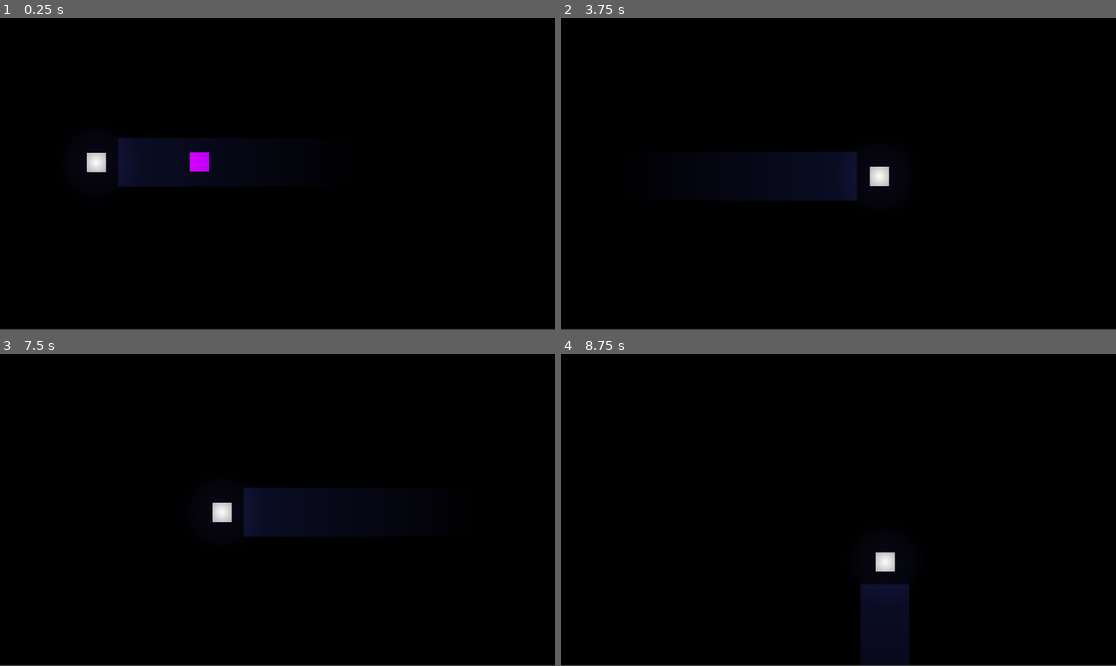
Above: before the commit, frames 1-4 (two rows, left to right).
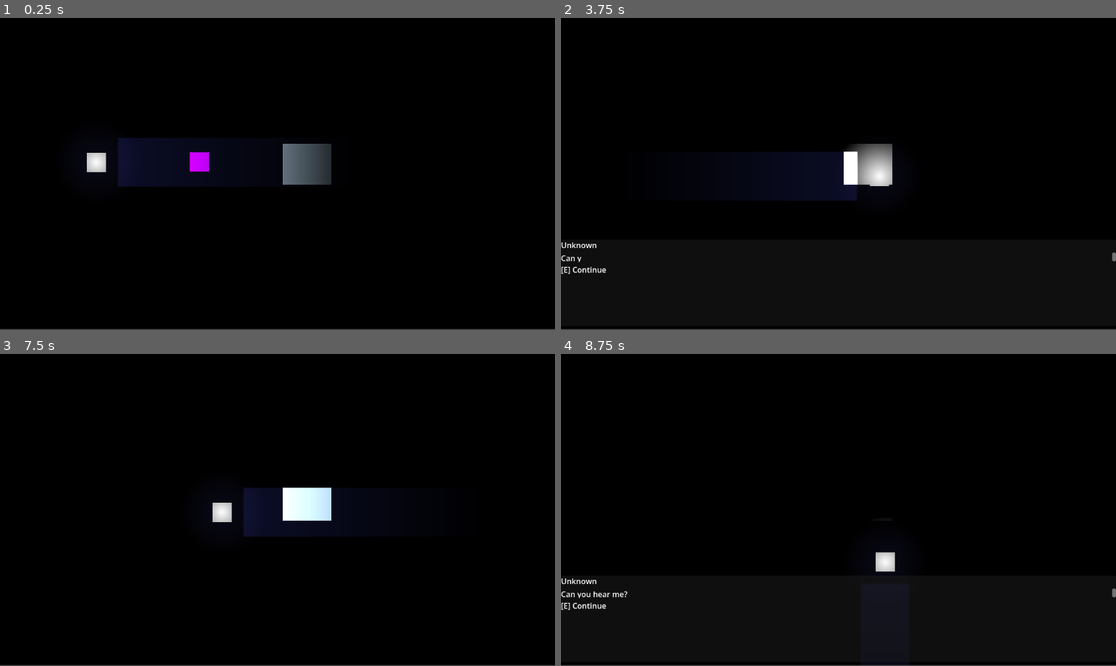
Above: after the commit, the same moments.

Repository: zz2548/game-design-final
Game: Godot game, scene res://main.tscn
The game is run twice, just before and just after one commit, with the same random seed, the same clock (stepped at 60 frames per second) and the same inputs.
Inputs (mouse positions are in pixels of both pictures, inside the frame that each line leads up to):
- Up to frame 1 (0.25 s): no input
- Up to frame 2 (3.75 s): tap Enter (ui_accept) at 0.5, 0.77, 1.52, 3.02 s; move the mouse to (960, 158) at 0.52 s; hold Right (ui_right) 0.53-1.28 s; hold E (interact) 0.53-1.28 s; move the mouse to (727, 189) at 1.27 s; hold Down (ui_down) 1.28-2.03 s; tap E (interact) at 1.35, 2.85 s; move the mouse to (894, 105) at 2.02 s; hold Right (ui_right) 2.03-2.78 s; hold E (interact) 2.03-2.78 s; move the mouse to (810, 236) at 2.77 s; hold Up (ui_up) 2.78-3.53 s; move the mouse to (1005, 220) at 3.52 s; hold Left (ui_left) from 3.53 s (still down); hold E (interact) from 3.53 s (still down)
- Up to frame 3 (7.5 s): tap Enter (ui_accept) at 3.77, 4.52, 6.02, 6.77 s; move the mouse to (111, 463) at 4.27 s; release E (interact) at 4.28 s; tap E (interact) at 4.35, 5.85, 7.35 s; move the mouse to (305, 510) at 5.02 s; release Left (ui_left) at 5.03 s; hold Down (ui_down) 5.03-5.78 s; hold E (interact) 5.03-5.78 s; move the mouse to (194, 432) at 5.77 s; hold Right (ui_right) 5.78-6.53 s; move the mouse to (399, 494) at 6.52 s; hold Up (ui_up) 6.53-7.28 s; hold E (interact) 6.53-7.28 s; move the mouse to (166, 525) at 7.27 s; hold Right (ui_right) from 7.28 s (still down)
- Up to frame 4 (8.75 s): tap Enter (ui_accept) at 7.52 s; move the mouse to (894, 441) at 8.02 s; release Right (ui_right) at 8.03 s; hold Down (ui_down) from 8.03 s (still down); hold E (interact) from 8.03 s (still down)

The runs differ from the first frame. In frame 1, 1.2% of the frame differs, in the area x 50-60%, y 40-54%; in frame 2, 1.2%, in the area x 0-100%, y 40-83%; in frame 3, 0.9%; in frame 4, 0.3%.

Commit message:
Dialogue UI prototype

Diff:
--- a/underwater-game/levels/level_1/level_1.tscn
+++ b/underwater-game/levels/level_1/level_1.tscn
@@ -4,9 +4,14 @@
 [ext_resource type="PackedScene" path="res://shared/ui/InventoryUI.tscn" id="2_inventoryui"]
 [ext_resource type="Resource" uid="uid://cj83rlwclx66t" path="res://shared/items/test_item.tres" id="3_iey7c"]
 [ext_resource type="Script" uid="uid://b45ek5my76at" path="res://scripts/interactables/pickup_item.gd" id="3_pickup"]
+[ext_resource type="Script" uid="uid://dgkwj4x1fhpfo" path="res://scripts/interactables/npc_interactable.gd" id="5_5b03i"]
+[ext_resource type="PackedScene" uid="uid://eb3vk6h130ot" path="res://shared/ui/dialogue_ui.tscn" id="5_e6u7d"]
 
 [sub_resource type="RectangleShape2D" id="RectangleShape2D_iey7c"]
 size = Vector2(38.5, 39.5)
+
+[sub_resource type="RectangleShape2D" id="RectangleShape2D_e6u7d"]
+size = Vector2(90, 83)
 
 [node name="Level1" type="Node2D" unique_id=1255267063]
 
@@ -40,3 +45,22 @@
 color = Color(1, 0, 1, 1)
 
 [node name="InventoryUI" parent="." unique_id=2083902792 instance=ExtResource("2_inventoryui")]
+
+[node name="DialogueUI" parent="." unique_id=1340303138 instance=ExtResource("5_e6u7d")]
+
+[node name="RadioTransmission" type="Area2D" parent="." unique_id=941760707]
+position = Vector2(638, 301)
+collision_mask = 0
+script = ExtResource("5_5b03i")
+dialogue_lines = Array[String](["Hello...", "Can you hear me?", "....<static>"])
+
+[node name="CollisionShape2D" type="CollisionShape2D" parent="RadioTransmission" unique_id=8173448]
+position = Vector2(0, -1)
+shape = SubResource("RectangleShape2D_e6u7d")
+
+[node name="ColorRect" type="ColorRect" parent="RadioTransmission" unique_id=832237283]
+offset_left = -51.0
+offset_top = -40.0
+offset_right = 50.0
+offset_bottom = 45.0
+metadata/_edit_use_anchors_ = true
--- a/underwater-game/shared/ui/dialogue_ui.gd
+++ b/underwater-game/shared/ui/dialogue_ui.gd
@@ -1,26 +1,13 @@
-# dialogue_ui.gd
-# Attach to a CanvasLayer (or Control) node that contains:
-#   - Panel (background box)
-#     - VBoxContainer
-#       - HBoxContainer
-#         - TextureRect  (name: PortraitTexture)
-#         - Label        (name: SpeakerLabel)
-#       - RichTextLabel  (name: DialogueText)
-#   - Label              (name: PromptLabel)  e.g. "[E] Continue"
-#
-# Wire up DialogueManager signals in _ready().
-
 extends CanvasLayer
 
-@onready var panel: Panel = $Panel
-@onready var portrait_texture: TextureRect = $Panel/VBoxContainer/HBoxContainer/PortraitTexture
-@onready var speaker_label: Label = $Panel/VBoxContainer/HBoxContainer/SpeakerLabel
-@onready var dialogue_text: RichTextLabel = $Panel/VBoxContainer/DialogueText
-@onready var prompt_label: Label = $Panel/PromptLabel
+@onready var panel: PanelContainer = $Root/Panel
+@onready var portrait_texture: TextureRect = $Root/Panel/VBox/Header/PortraitTexture
+@onready var speaker_label: Label = $Root/Panel/VBox/Header/SpeakerLabel
+@onready var dialogue_text: RichTextLabel = $Root/Panel/VBox/DialogueText
+@onready var prompt_label: Label = $Root/Panel/VBox/PromptLabel
 
-# Typewriter effect
 var _typewriter_tween: Tween = null
-@export var typewriter_speed: float = 0.04  # Seconds per character
+@export var typewriter_speed: float = 0.04
 
 func _ready() -> void:
 	panel.hide()
@@ -28,28 +15,21 @@
 	DialogueManager.line_advanced.connect(_on_line_advanced)
 	DialogueManager.dialogue_ended.connect(_on_dialogue_ended)
 
-
 func _on_dialogue_started() -> void:
 	panel.show()
 	prompt_label.text = "[E] Continue"
 
-
 func _on_line_advanced(speaker: String, text: String, portrait: Texture2D) -> void:
 	speaker_label.text = speaker
-
 	if portrait:
 		portrait_texture.texture = portrait
 		portrait_texture.show()
 	else:
 		portrait_texture.hide()
-
-	# Typewriter effect
 	dialogue_text.text = ""
 	dialogue_text.visible_ratio = 0.0
-
 	if _typewriter_tween:
 		_typewriter_tween.kill()
-
 	dialogue_text.text = text
 	_typewriter_tween = create_tween()
 	_typewriter_tween.tween_property(
@@ -57,7 +37,6 @@
 		text.length() * typewriter_speed
 	)
 
-
 func _on_dialogue_ended() -> void:
 	if _typewriter_tween:
 		_typewriter_tween.kill()
--- /dev/null
+++ b/underwater-game/shared/ui/dialogue_ui.tscn
@@ -0,0 +1,53 @@
+[gd_scene format=3 uid="uid://eb3vk6h130ot"]
+
+[ext_resource type="Script" uid="uid://cfh1xjbcd7f6m" path="res://shared/ui/dialogue_ui.gd" id="1_d22a6"]
+
+[node name="DialogueUI" type="CanvasLayer" unique_id=1340303138]
+script = ExtResource("1_d22a6")
+
+[node name="Root" type="Control" parent="." unique_id=1951478448]
+layout_mode = 3
+anchors_preset = 15
+anchor_right = 1.0
+anchor_bottom = 1.0
+grow_horizontal = 2
+grow_vertical = 2
+
+[node name="Backdrop" type="ColorRect" parent="Root" unique_id=2132540130]
+visible = false
+layout_mode = 0
+offset_right = 40.0
+offset_bottom = 40.0
+rotation = 0.0014168618
+
+[node name="Panel" type="PanelContainer" parent="Root" unique_id=312257740]
+layout_mode = 1
+anchors_preset = 12
+anchor_top = 1.0
+anchor_right = 1.0
+anchor_bottom = 1.0
+offset_top = -188.0
+offset_bottom = -8.0
+grow_horizontal = 2
+grow_vertical = 0
+
+[node name="VBox" type="VBoxContainer" parent="Root/Panel" unique_id=1821829578]
+layout_mode = 2
+
+[node name="Header" type="HBoxContainer" parent="Root/Panel/VBox" unique_id=557597345]
+layout_mode = 2
+
+[node name="PortraitTexture" type="TextureRect" parent="Root/Panel/VBox/Header" unique_id=904354015]
+layout_mode = 2
+
+[node name="SpeakerLabel" type="Label" parent="Root/Panel/VBox/Header" unique_id=1143804061]
+layout_mode = 2
+
+[node name="DialogueText" type="RichTextLabel" parent="Root/Panel/VBox" unique_id=2057721441]
+custom_minimum_size = Vector2(20, 20)
+layout_mode = 2
+bbcode_enabled = true
+
+[node name="PromptLabel" type="Label" parent="Root/Panel/VBox" unique_id=63203898]
+layout_mode = 2
+text = "[E] Continue"
